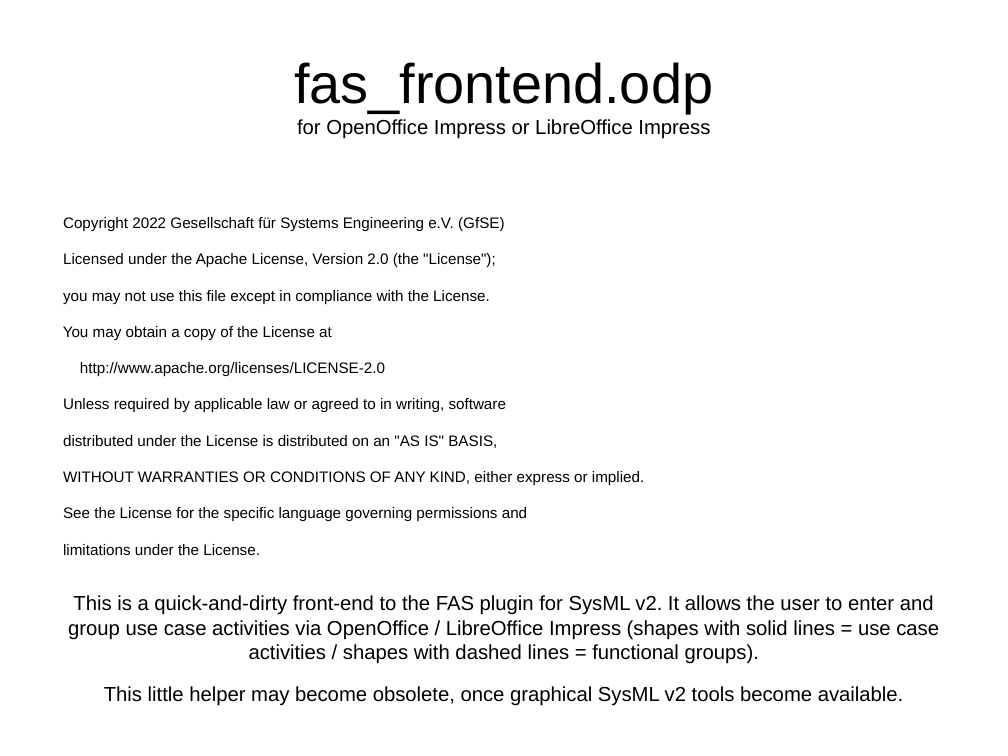
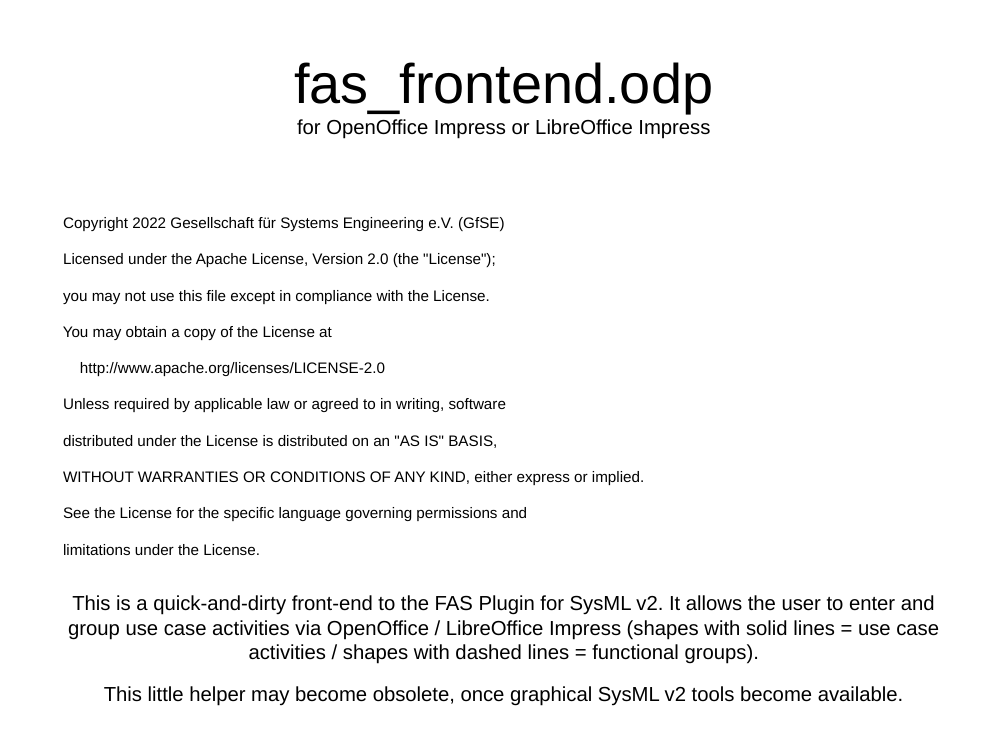
Before and after one commit to GfSE/fas4sysmlv2, a slide deck: slide 1 of src/io/usecase-activity-editor/fas_frontend.odp. Drawn at 1008x756 pixels with LibreOffice and Linux fonts; fonts in the diff are those of the drawing. Boxes give left, top, right and bottom in pixels: in the first picture for what was removed or moved away, otherwise in the second. Text is boxed around its words. In the diff, an @@ line names an element or a change of style, - is before the commit and + after.

Commit message:
Added temporary write functionality and release information to make a first release for being referenced in publications

```diff
--- a/src/io/usecase-activity-editor/fas_frontend.odp
+++ b/src/io/usecase-activity-editor/fas_frontend.odp
@@ text at bbox=[68, 595, 939, 664]: text changed @@
-This is a quick-and-dirty front-end to the FAS plugin for SysML v2. It allows the user to enter and group use case activities via OpenOffice / LibreOffice Impress (shapes with solid lines = use case activities / shapes with dashed lines = functional groups).
+This is a quick-and-dirty front-end to the FAS Plugin for SysML v2. It allows the user to enter and group use case activities via OpenOffice / LibreOffice Impress (shapes with solid lines = use case activities / shapes with dashed lines = functional groups).
```
Also in this commit, not shown: 1 other slide changed, 3 other files.
